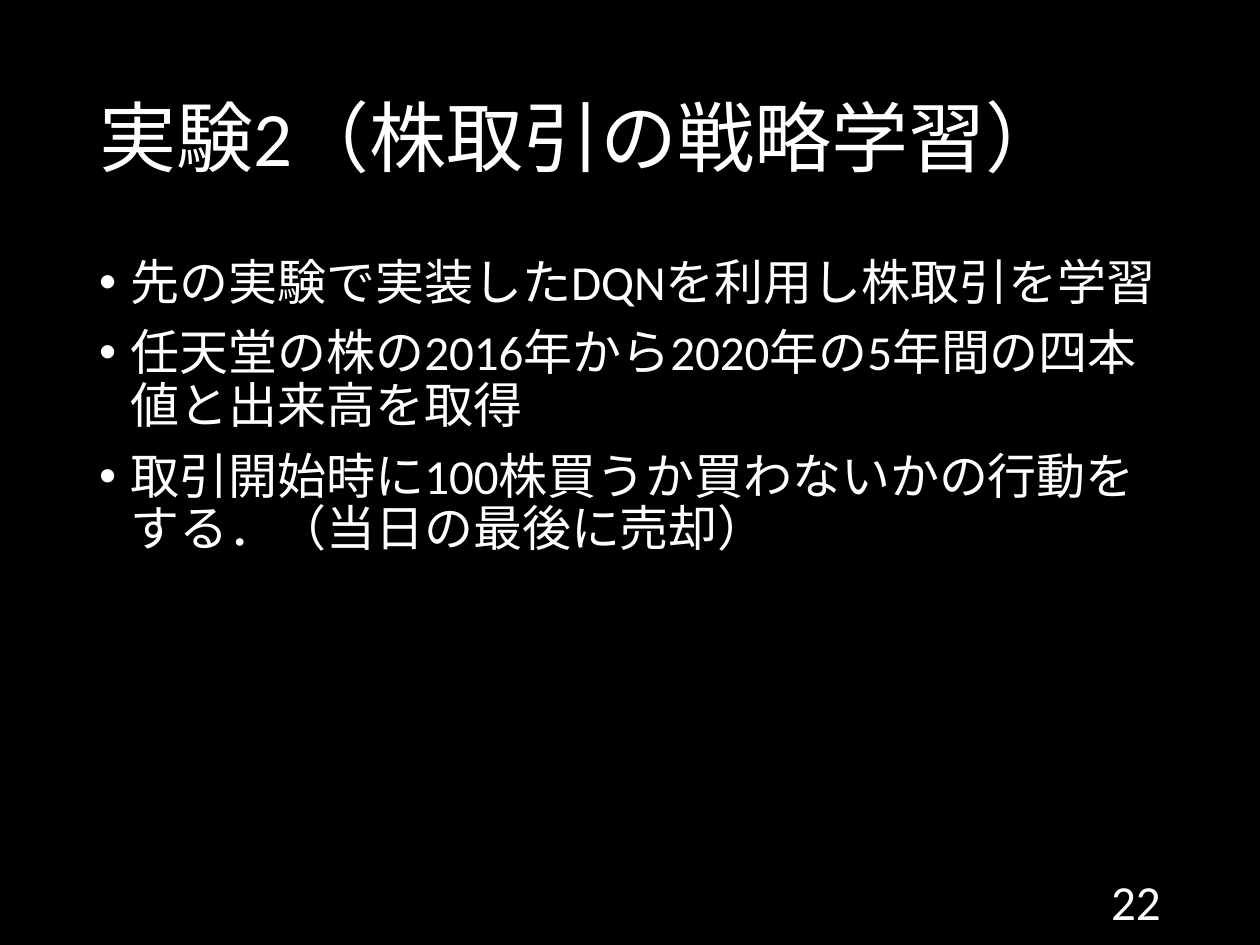
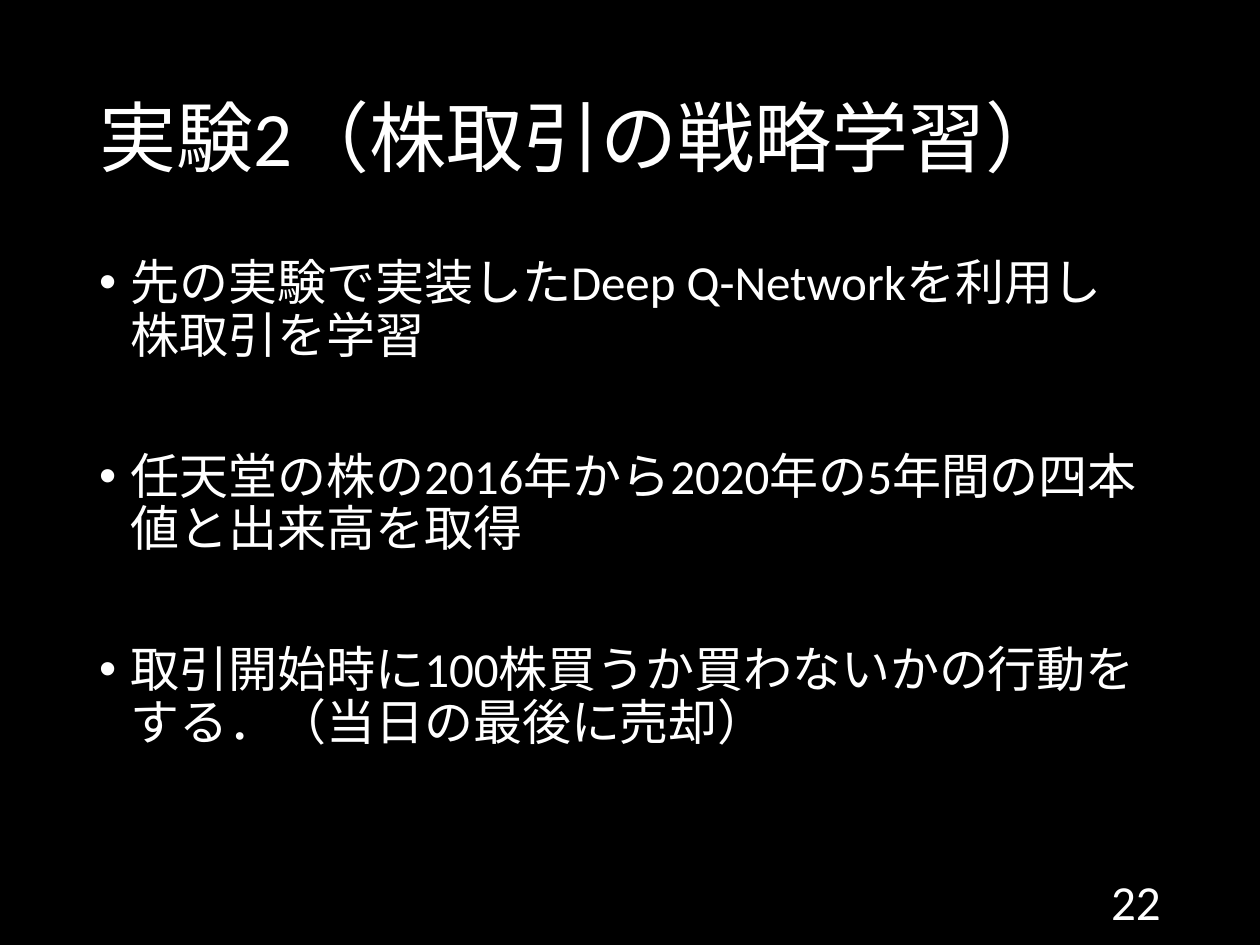
Before and after one commit to 1g-hub/ozeki, a slide deck: slide 22 of B3/情報工学実験II_発表資料.pptx. Drawn at 1260x945 pixels with LibreOffice and Linux fonts; fonts in the diff are those of the drawing. Boxes give left, top, right and bottom in pixels: in the first picture for what was removed or moved away, otherwise in the second. Text is boxed around its words. In the diff, an @@ line names an element or a change of style, - is before the commit and + after.

```diff
--- a/B3/情報工学実験II_発表資料.pptx
+++ b/B3/情報工学実験II_発表資料.pptx
@@ text at [131, 258, 1102, 357]: text changed @@
-• 先の実験で実装したDQNを利用し株取引を学習
+• 先の実験で実装したDeep Q-Networkを利用し
+  株取引を学習
```
Also in this commit, not shown: 11 other slides changed.
